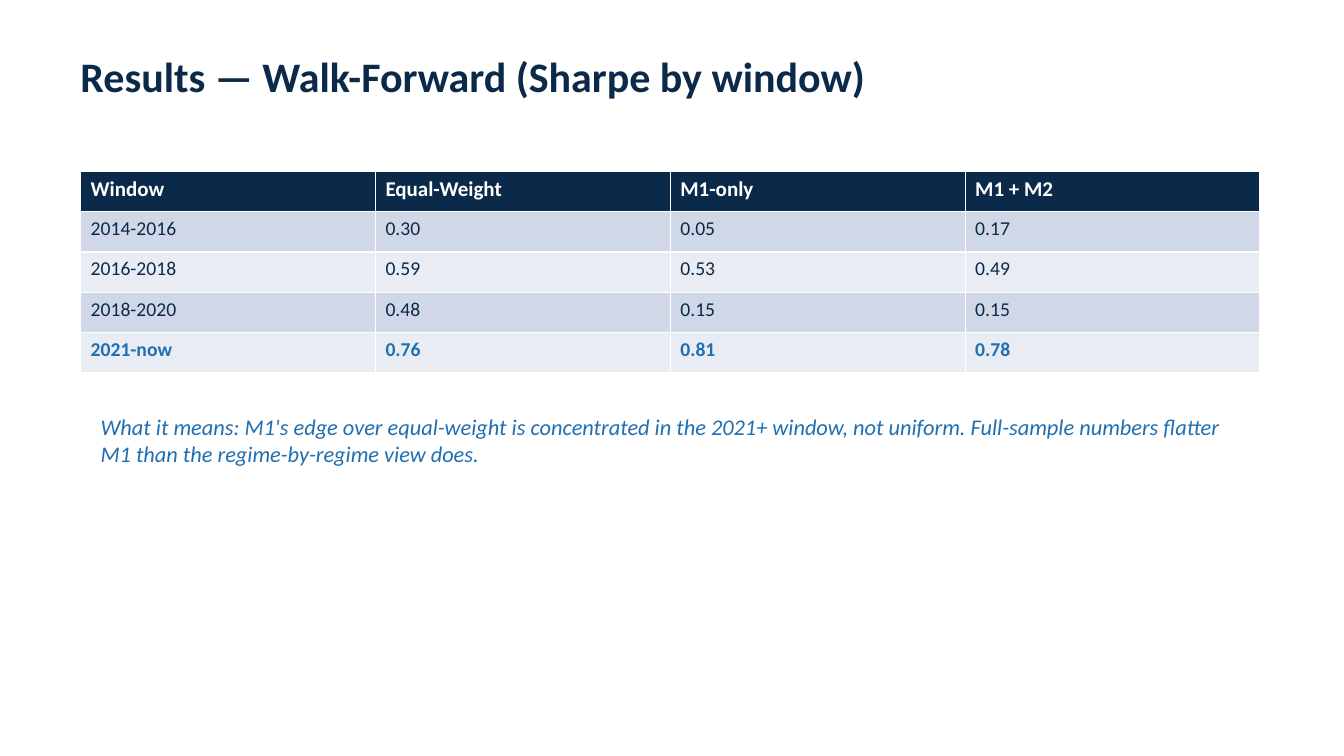
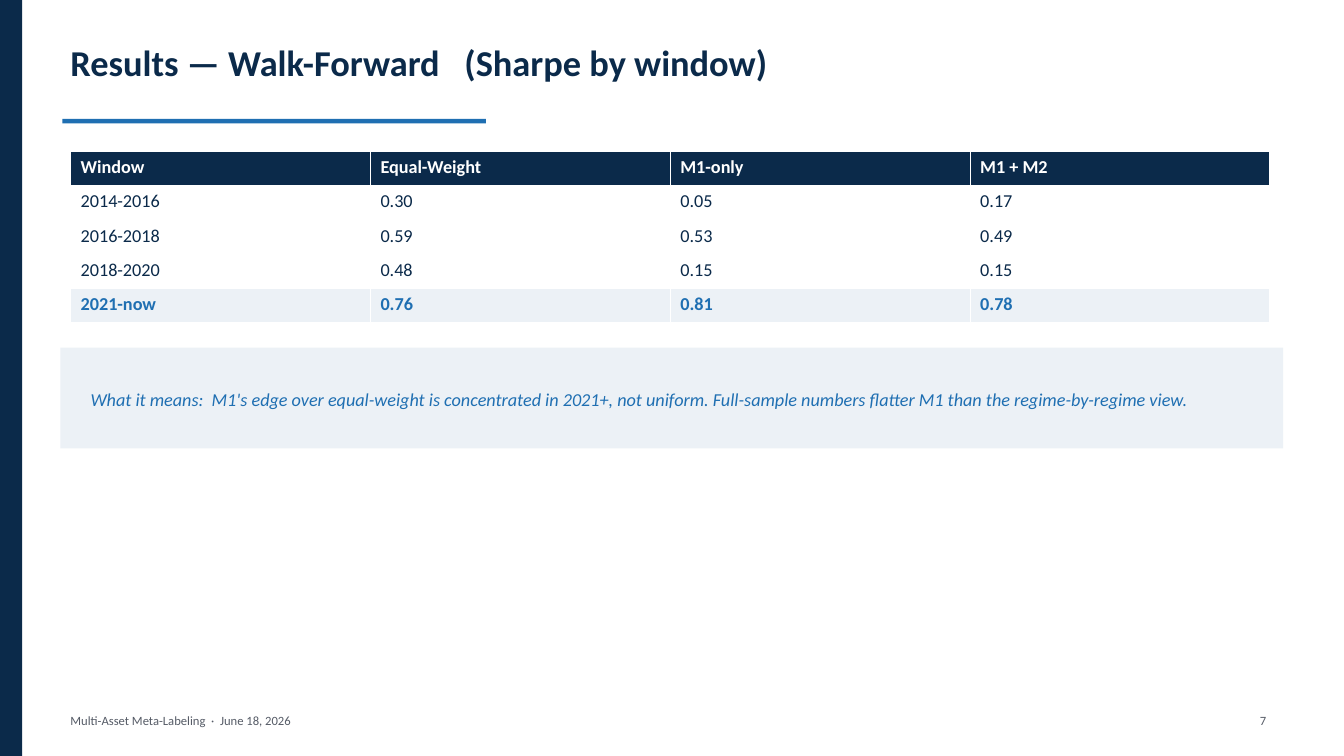
Before and after one commit to elakumuk/SSGA-Summer2026, a slide deck: slide 8 of reports/Meta_Labeling_Deck.pptx. Drawn at 1344x756 pixels with LibreOffice and Linux fonts; fonts in the diff are those of the drawing. Boxes give left, top, right and bottom in pixels: in the first picture for what was removed or moved away, otherwise in the second. Text is boxed around its words. In the diff, an @@ line names an element or a change of style, - is before the commit and + after.

```diff
--- a/reports/Meta_Labeling_Deck.pptx
+++ b/reports/Meta_Labeling_Deck.pptx
@@ rectangle added at box(0, 0, 22, 756), fill #0B2A4A @@
@@ text "Results — Walk-Forward (Sharpe by ...": place and size @@
-text "Results — Walk-Forward (Sharpe by ..." at box(80, 61, 865, 99)
+text "Results — Walk-Forward (Sharpe by ..." at box(70, 49, 767, 82)
@@ text "Results — Walk-Forward (Sharpe by ..." at box(70, 49, 767, 82): size 30 to 26 pt @@
@@ rectangle added at box(63, 119, 486, 123), fill #1F6FB2 @@
@@ table at box(71, 151, 1272, 323) @@
@@ fill #D0D8E8 to #FFFFFF in 8 cells @@
@@ fill #E9EDF4 to #FFFFFF in row 3 @@
@@ fill #E9EDF4 to #ECF1F6 in row 5 @@
@@ size 15 to 13 pt in "Window", "Equal-Weight", "M1-only", "M1 + M2" @@
@@ size 14 to 13 pt in "2014-2016", "0.30", "0.05", "0.17" and 12 more places @@
@@ table: place and size @@
-table at box(81, 171, 1258, 373)
+table at box(71, 151, 1272, 323)
@@ rectangle added at box(60, 348, 1284, 449), fill #ECF1F6 @@
@@ text "What it means: M1's edge ..." at box(91, 393, 1187, 409): vertical alignment top to middle @@
@@ text at box(91, 393, 1187, 409): text changed; size 16 to 13 pt @@
-What it means: M1's edge over equal-weight is concentrated in the 2021+ window, not uniform. Full-sample numbers flatter M1 than the regime-by-regime view does.
+What it means: M1's edge over equal-weight is concentrated in 2021+, not uniform. Full-sample numbers flatter M1 than the regime-by-regime view.
@@ text added at box(70, 716, 291, 727), 9 pt, text #555B66 @@
+Multi-Asset Meta-Labeling · June 18, 2026
@@ text added at box(1260, 717, 1266, 725), 9 pt, text #555B66 @@
+7
```
Also in this commit, not shown: 11 other slides changed, 1 other file.
